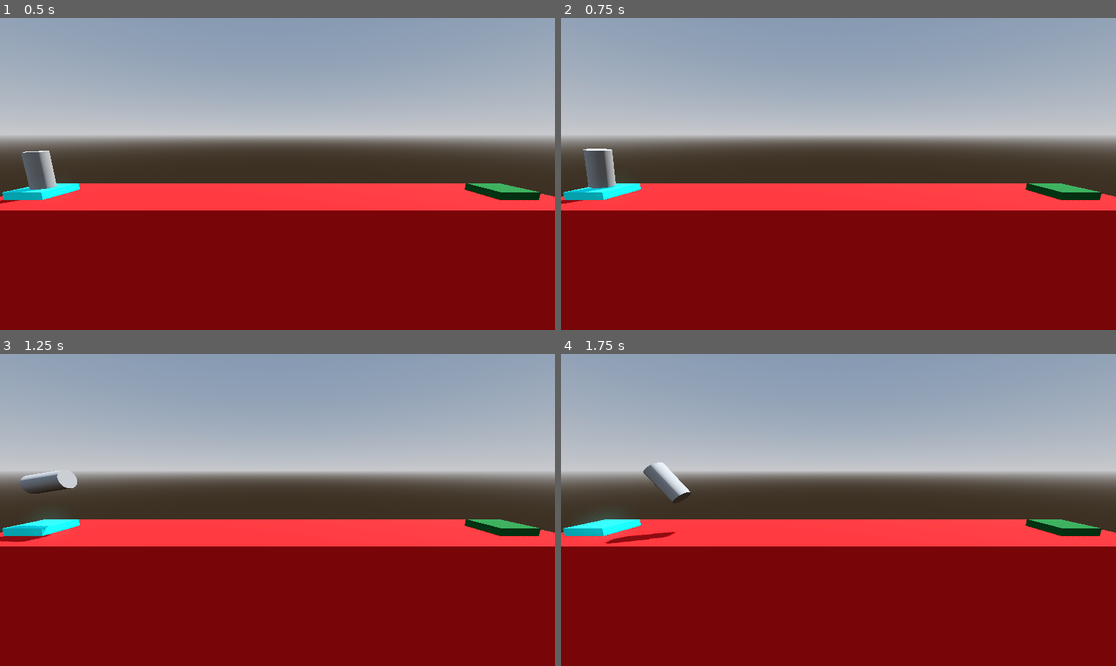
Above: before the commit, frames 1-4 (two rows, left to right).
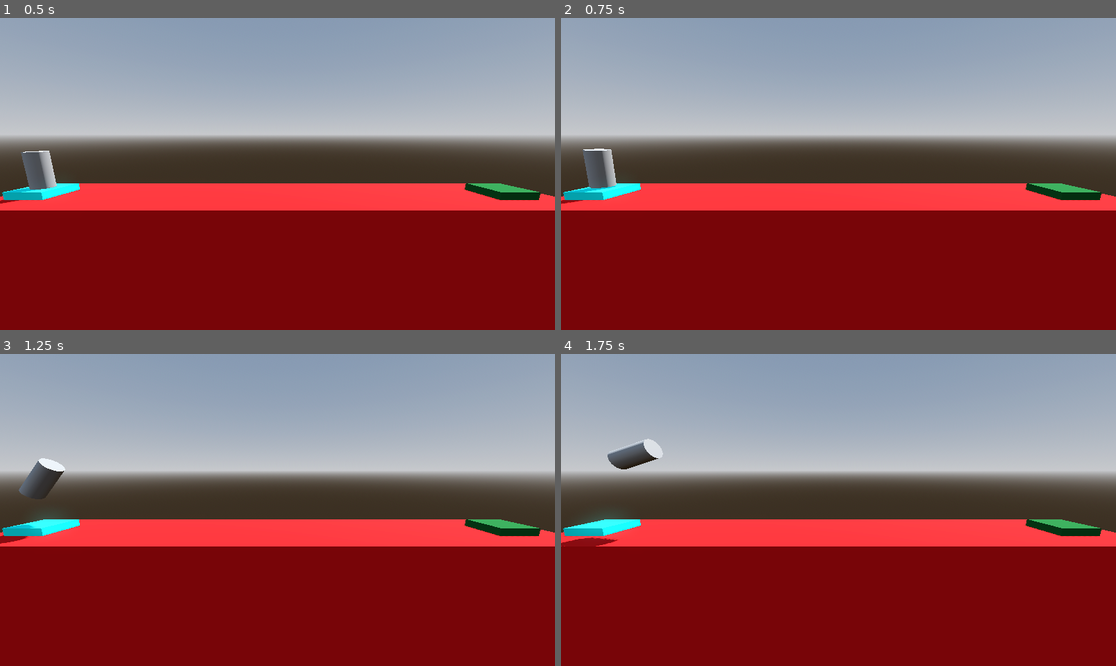
Above: after the commit, the same moments.

Repository: AhmadNasserx/Project-Boost
Game: Godot game, scene res://Level/level.tscn
Same seed, same stepped clock (60 frames per second), same inputs: the game is played once before the commit and once after it.
Inputs:
- Up to frame 1 (0.5 s): no input
- Up to frame 2 (0.75 s): tap Enter at 0.5 s; hold D (rotate_right) from 0.53 s (still down); hold Space (boost) from 0.53 s (still down)
- Up to frame 3 (1.25 s): keep holding D (rotate_right); keep holding Space (boost)
- Up to frame 4 (1.75 s): release D (rotate_right) at 1.28 s; release Space (boost) at 1.28 s; hold A (rotate_left) from 1.28 s (still down); tap Space (boost) at 1.35 s

Frame 1 is identical in both runs. In frame 2, less than 0.1% of the frame differs, in the area x 0-11%, y 41-60%; in frame 3, 0.8%; in frame 4, 1.4%, in the area x 0-24%, y 27-62%.

Commit message:
Crashing and Respawning updated script

Diff:
--- a/Player/player.gd
+++ b/Player/player.gd
@@ -1,7 +1,7 @@
 extends RigidBody3D
 
 @export_range(750, 3000) var Thrust: float = 1000.0
-@export var torque_thrust: float = 200.0
+@export var torque_thrust: float = 100.0
 # Called when the node enters the scene tree for the first time.
 func _ready() -> void:
 	pass # Replace with function body.
@@ -19,6 +19,14 @@
 
 func _on_body_entered(body: Node) -> void:
 	if body.is_in_group("Goal"):
-		pass
+		complete_level()
 	if body.is_in_group("Hazard"):
-		pass
+		crash_sequence()
+
+
+func crash_sequence() -> void:
+	get_tree().reload_current_scene()
+
+
+func complete_level() -> void:
+	get_tree().quit()
